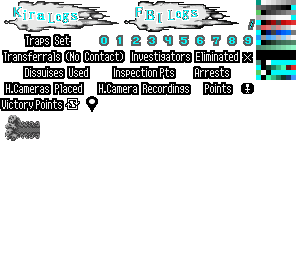
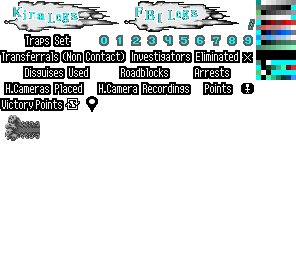
Layers edited between the first and the second 296 × 256 image:
painted on "Layer 3" over [1, 51, 175, 78]
